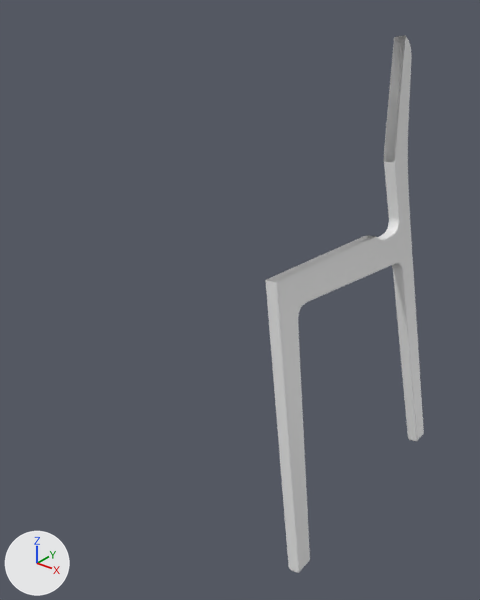
An edit to the Blender file chair.blend, drawn before and after from the same camera.
The view is the same before and after, from a 50 mm camera at (3.3, -4.35, 4.19) aimed at (-0.03, -0.19, 1.61). Arrows for +X, +Y and +Z are at lower left; the lights stay in place.
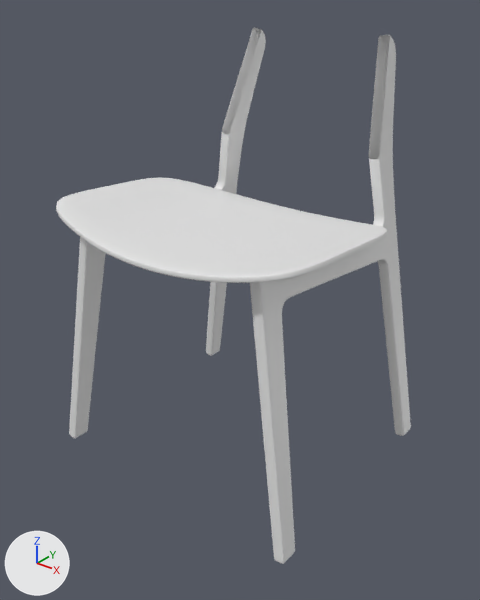
Commit message: Part 4 - Modifier Mayhem

Patch to the scene script:
```diff
--- a/chair.blend.py
+++ b/chair.blend.py
@@ me_plane @@
+me_plane.from_pydata([(0.0, -0.01, 0.0), (1.3, 0.17, 0.2), (0.0, 2.06, -0.01), (1.3, 1.61, 0.19), (0.43, 0.01, 0.02), (0.86, 0.08, 0.08), (0.86, 1.9, 0.07), (0.43, 2.02, 0.01), (0.0, 1.38, -0.02), (0.0, 0.69, 0.0), (1.3, 0.68, 0.2), (1.3, 1.16, 0.19), (0.43, 0.69, 0.01), (0.43, 1.36, 0.0), (0.86, 0.69, 0.07), (0.86, 1.28, 0.06)], [], [(15, 11, 3, 6), (8, 13, 7, 2), (13, 15, 6, 7), (4, 5, 14, 12), (12, 14, 15, 13), (0, 4, 12, 9), (9, 12, 13, 8), (5, 1, 10, 14), (14, 10, 11, 15)])
+me_plane.polygons.foreach_set('use_smooth', [True] * 9)
@@ ob_cube @@
 ob_cube = bpy.data.objects.new('Cube', me_cube_001)
-ob_cube.location = (1.265, -1.07, 0.102)
+ob_cube.location = (1.123, -1.07, 0.102)
 ob_cube.rotation_euler = (0.0, -0.164, 0.0)  # degrees (0, -9.4, 0)
@@ ob_cube @@
 _m = ob_cube.modifiers.new('Subdivision', 'SUBSURF')
 _m.render_levels = 3
+_m = ob_cube.modifiers.new('Mirror.001', 'MIRROR')
+_m.mirror_object = ob_plane
@@ ob_plane @@
+ob_plane = bpy.data.objects.new('Plane', me_plane)
+ob_plane.location = (-0.146, -1.276, 2.25)
+ob_plane.rotation_euler = (-0.0515, 0.0, 0.0)  # degrees (-3, 0, 0)
+_m = ob_plane.modifiers.new('Mirror', 'MIRROR')
+_m.use_clip = True
+_m = ob_plane.modifiers.new('Subdivision', 'SUBSURF')
+_m.levels = 3
+_m.render_levels = 3
+_m = ob_plane.modifiers.new('Solidify', 'SOLIDIFY')
+_m.thickness = 0.045
+_m.offset = 1.0
+_m = ob_plane.modifiers.new('Bevel', 'BEVEL')
+_m.width = 0.01
+_m.width_pct = 0.01
+_m.segments = 2
+_m.angle_limit = 1.047
```

Location of each change, [x1, y1, x2, y2] in pixels of the pictures (480 x 600 px):
'Cube', moved, modifiers changed, reshaped (114% wider)
    before: [265, 35, 424, 573]
    after: [69, 27, 411, 564]
'Plane', added
    after: [56, 177, 388, 283]
